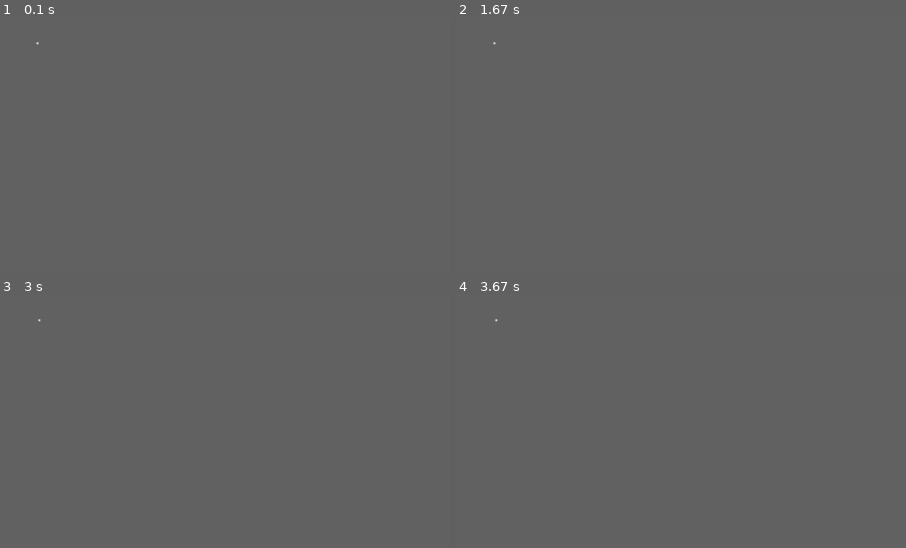
Above: before the commit, frames 1-4 (two rows, left to right).
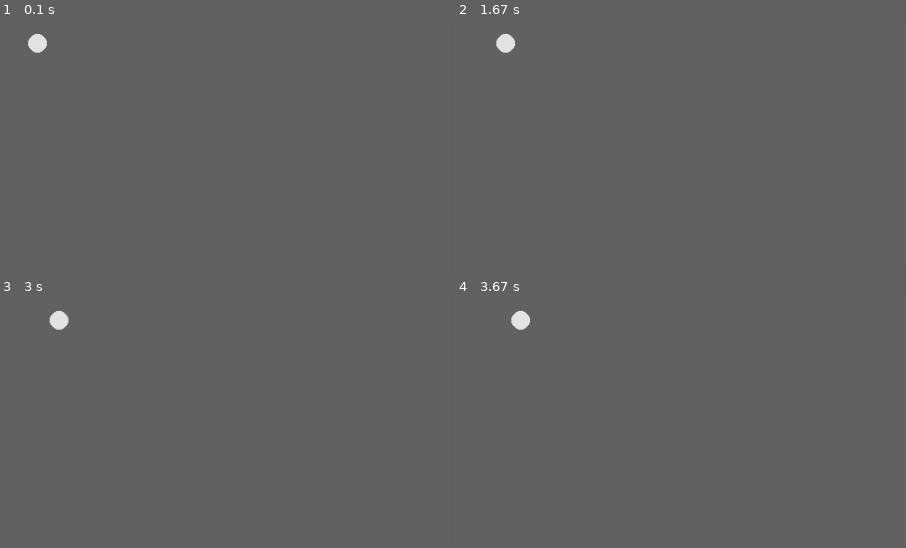
Above: after the commit, the same moments.

Repository: supermaciu/pygame
Game: pygame game, started from Physics Engine/main.py
Two runs of this game, one before a commit and one after it. Both use one fixed random seed, a clock stepped at 60 frames per second and the inputs below.
Inputs:
- Up to frame 1 (0.1 s): no input
- Up to frame 2 (1.67 s): no input
- Up to frame 3 (3 s): no input
- Up to frame 4 (3.67 s): no input
The pictures show only the part of the screen within x 0-50%, y 0-50%; the shares and areas given below are measured in that part.

The runs differ from the first frame. In frame 1, 0.2% of the frame differs, in the area x 6-11%, y 6-14%; in frame 2, 0.3%; in frame 3, 0.3%, in the area x 8-16%, y 6-14%; in frame 4, 0.3%.

Commit message:
mouse trianalge

Diff:
--- /dev/null
+++ b/Mouse Rotation/main.py
@@ -0,0 +1,98 @@
+import pygame, math
+
+BLACK = (0, 0, 0)
+WHITE = (255, 255, 255)
+RED = (200, 0, 0)
+
+SCREEN_WIDTH = 600
+SCREEN_HEIGHT = 500
+
+PLAYER_STARTING_X = SCREEN_WIDTH / 2
+PLAYER_STARTING_Y = SCREEN_HEIGHT / 2
+
+pygame.init()
+screen = pygame.display.set_mode((600, 500))
+clock = pygame.time.Clock()
+running = True
+dt = 0
+
+class Player:
+    MOVEMENT_SPEED = 200
+    ROTATION_SPEED = 1
+
+    def __init__(self):
+        self.points = [
+            (PLAYER_STARTING_X, PLAYER_STARTING_Y),
+            (PLAYER_STARTING_X-30, PLAYER_STARTING_Y-30),
+            (PLAYER_STARTING_X+30, PLAYER_STARTING_Y-30)
+        ]
+
+    def move(self, axis, speed, dt):
+        for i in range(len(self.points)):
+            px, py = self.points[i]
+            if axis == 0:
+                px += speed * dt
+            elif axis == 1:
+                py += speed * dt
+            self.points[i] = (px, py)
+
+    def rotate(self, mouse, dt):
+
+        # Calculating the angle
+        ox, oy = self.points[0] # origin
+        mx, my = mouse
+
+        angle = math.atan((my - oy)/(mx - ox))
+        print(f"{(mx - ox)=} {(my - oy)=} {(my - oy)/(mx - ox)=} {(angle)=}")
+
+        for i in range(1, len(self.points)): # without origin point
+            px, py = self.points[i]
+
+            new_px = (px - ox) * math.cos(angle) - (py - oy) * math.sin(angle) + ox
+            new_py = (py - oy) * math.cos(angle) + (px - ox) * math.sin(angle) + oy
+
+            self.points[i] = (new_px, new_py)
+
+    def update(self, dt):
+        pass
+
+    def draw(self):
+        # for point in self.points:
+        #     pygame.draw.circle(screen, WHITE, point, 5)
+        pygame.draw.polygon(screen, WHITE, self.points)
+        pygame.draw.circle(screen, RED, self.points[0], 10)
+
+player = Player()
+
+while running:
+    for event in pygame.event.get():
+        if event.type == pygame.QUIT:
+            running = False
+
+        # One pressed event
+        if event.type == pygame.KEYDOWN:
+            if event.key == pygame.K_e:
+                player.rotate(pygame.mouse.get_pos(), 0)
+
+    keys = pygame.key.get_pressed()
+
+    # Holding pressed event
+    if keys[pygame.K_w]:
+        player.move(1, -Player.MOVEMENT_SPEED, dt)
+    if keys[pygame.K_s]:
+        player.move(1, Player.MOVEMENT_SPEED, dt)
+    if keys[pygame.K_a]:
+        player.move(0, -Player.MOVEMENT_SPEED, dt)
+    if keys[pygame.K_d]:
+        player.move(0, Player.MOVEMENT_SPEED, dt)
+
+    screen.fill(BLACK)
+
+    player.update(dt)
+    player.draw()
+
+    pygame.display.flip()
+
+    dt = clock.tick(60) / 1000
+
+pygame.quit()
--- a/Physics Engine/main.py
+++ b/Physics Engine/main.py
@@ -24,7 +24,7 @@
 
     for i in range(1):
         p = Particle(40, screen.get_height()/10*i+screen.get_height()/10/2)
-        p.v.x = 1
+        p.force.x = 1000
         particles.append(p)
 
     while running:
@@ -36,7 +36,7 @@
 
         # Drawing
         for p in particles:
-            pygame.draw.circle(screen, PARTICLE_COLOR, p.pos, 1)
+            pygame.draw.circle(screen, PARTICLE_COLOR, p.position, 10)
 
         # Updating
         for p in particles:
--- a/Physics Engine/particle.py
+++ b/Physics Engine/particle.py
@@ -1,19 +1,44 @@
 from pygame import Vector2
 
 class Particle:
-    FRICTION_COEFFICIENT = 0.2
+    FRICTION_COEFFICIENT = 0.5
+    DYNAMIC_FRICTION_THRESHOLD = 0.01
 
     def __init__(self, x, y):
-        self.pos = Vector2(x, y)
-        self.v = Vector2(0.0, 0.0)
-        self.a = Vector2(0.0, 0.0)
+        self.position = Vector2(x, y)
+        self.velocity = Vector2(0.0, 0.0)
+        self.acceleration = Vector2(0.0, 0.0)
 
-        self.m = 1.0
-        self.f = Vector2(0.0, 0.0)
+        self.mass = 1.0
+        self.force = Vector2(0.0, 0.0)
 
     def update(self, dt):
-        self.v.x += self.a.x * dt
-        self.v.y += self.a.y * dt
+        friction_force = Vector2(
+            -1 * self.force.x * Particle.FRICTION_COEFFICIENT,
+            -1 * self.force.y * Particle.FRICTION_COEFFICIENT
+        )
 
-        self.pos.x += self.v.x * dt
-        self.pos.y += self.v.y * dt
+        if self.acceleration.x < Particle.DYNAMIC_FRICTION_THRESHOLD or self.acceleration.y < Particle.DYNAMIC_FRICTION_THRESHOLD:
+            self.acceleration.x = 0.0
+            self.acceleration.y = 0.0
+
+        if self.force.x < 0.01 or self.force.y < 0.01:
+            self.force = friction_force
+
+
+        print(f"{self.velocity=}")
+        print(f"{self.acceleration=}")
+        print(f"{self.force=}")
+        print()
+
+        self.force.x += friction_force.x
+        self.force.y += friction_force.y
+
+        self.acceleration.x = self.force.x / self.mass
+        self.acceleration.y = self.force.y / self.mass
+
+        self.velocity.x += self.acceleration.x * dt
+        self.velocity.y += self.acceleration.y * dt
+
+        self.position.x += self.velocity.x * dt
+        self.position.y += self.velocity.y * dt
